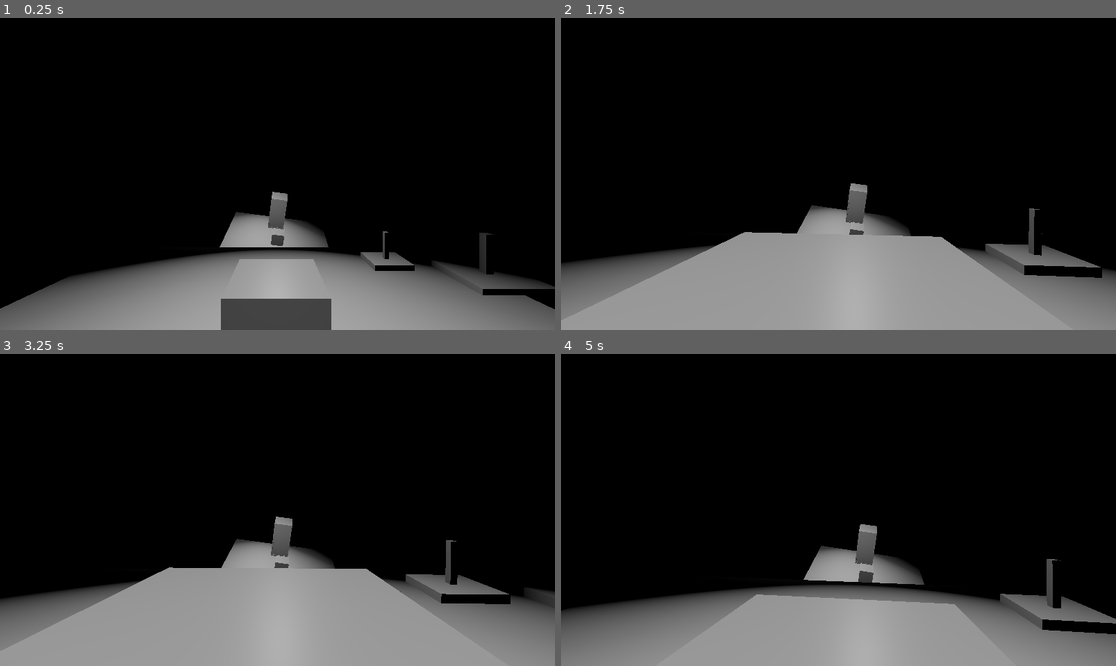
Above: before the commit, frames 1-4 (two rows, left to right).
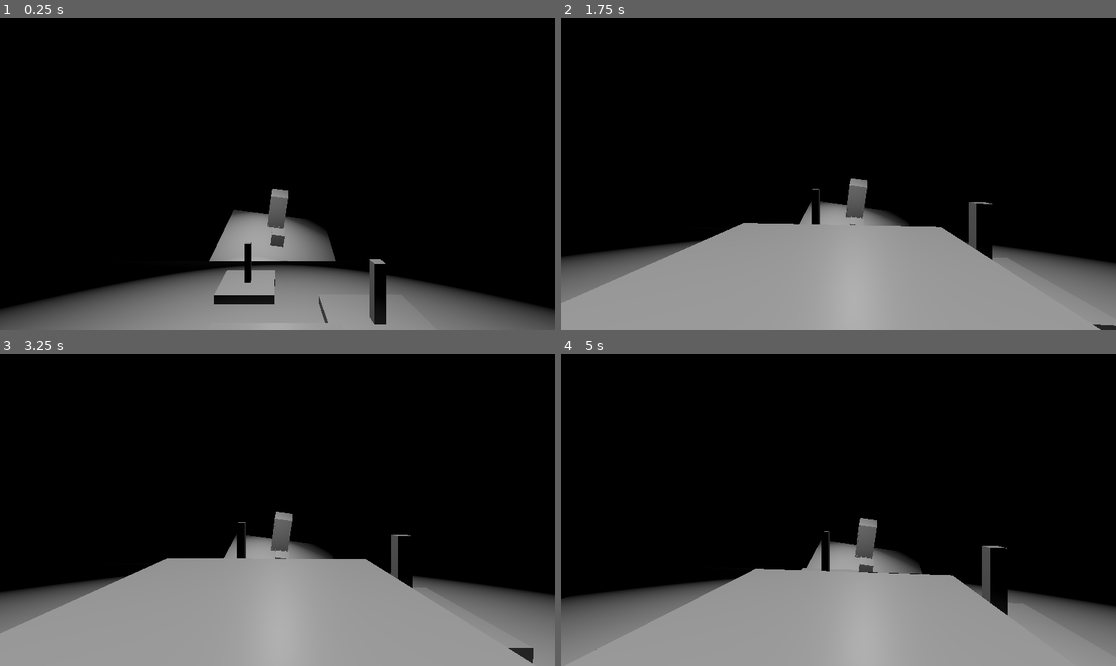
Above: after the commit, the same moments.

Repository: hextraza/ld48-game
Game: Godot game, scene res://Main.tscn
The game is run twice, just before and just after one commit, with the same random seed, the same clock (stepped at 60 frames per second) and the same inputs.
Inputs (mouse positions are in pixels of both pictures, inside the frame that each line leads up to):
- Up to frame 1 (0.25 s): no input
- Up to frame 2 (1.75 s): move the mouse to (866, 174) at 0.52 s; hold E (player_interact) 0.53-1.28 s; hold W (player_forward) from 0.53 s (still down); tap Space (player_jump) at 0.77, 1.52 s; move the mouse to (810, 174) at 1.27 s; tap E (player_interact) at 1.35 s
- Up to frame 3 (3.25 s): keep holding W (player_forward); move the mouse to (288, 503) at 2.02 s; hold E (player_interact) 2.03-2.78 s; tap Enter at 2.75 s; move the mouse to (271, 516) at 2.77 s; tap E (player_interact) at 2.85 s; tap Space (player_jump) at 3.02 s
- Up to frame 4 (5 s): keep holding W (player_forward); move the mouse to (877, 513) at 3.52 s; hold E (player_interact) 3.53-4.28 s; tap Space (player_jump) at 3.77, 4.52 s; move the mouse to (794, 506) at 4.27 s; tap E (player_interact) at 4.35 s

The runs differ from the first frame. In frame 1, 15% of the frame differs, in the area x 0-100%, y 54-100%; in frame 2, 6.1%; in frame 3, 5.9%; in frame 4, 11%.

Commit message:
Fix movement bug

Diff:
--- a/Main.tscn
+++ b/Main.tscn
@@ -54,10 +54,10 @@
 transform = Transform( 1, 0, 0, 0, 1, 0, 0, 0, 1, 0.0254822, 2.77047, 2.42725 )
 
 [node name="Test_Environment" parent="." instance=ExtResource( 3 )]
-transform = Transform( 1, 0, 0, 0, 0.999784, 0.0207854, 0, -0.0207854, 0.999784, 0, 0, -2.59938 )
+transform = Transform( 1, 0, 0, 0, 0.999999, 0, 0, 0, 0.999999, 0, 0, 0 )
 
 [node name="ObjectDisappear" parent="." instance=ExtResource( 4 )]
-transform = Transform( 0.096142, 0, 0, 0, 0.619065, 0, 0, 0, 0.096142, 5.01335, 4.76837e-07, -7.84968 )
+transform = Transform( 0.096142, 0, 0, 0, 0.619065, 0, 0, 0, 0.096142, -0.913476, 0.481768, -4.62881 )
 
 [node name="ObjectMove" parent="." instance=ExtResource( 6 )]
-transform = Transform( 0.155417, 0, 0, 0, 0.820143, 0, 0, 0, 0.155417, 8.68491, 0, -6.79061 )
+transform = Transform( 0.155417, 0, 0, 0, 0.820143, 0, 0, 0, 0.155417, 2.75808, 0.0824296, -3.64791 )
--- a/Player/Player.gd
+++ b/Player/Player.gd
@@ -81,7 +81,10 @@
 	hvel = hvel.linear_interpolate(target, accel * delta)
 	vel.x = hvel.x
 	vel.z = hvel.z
-	vel = move_and_slide(vel, Vector3(0, 1, 0), true, 4, deg2rad(MAX_SLOPE_ANGLE))
+
+	if !is_on_floor() or dir != Vector3(0,0,0):
+		vel = move_and_slide(vel, Vector3(0, 1, 0), true, 4, deg2rad(MAX_SLOPE_ANGLE))
+
 
 
 func _input(event):
